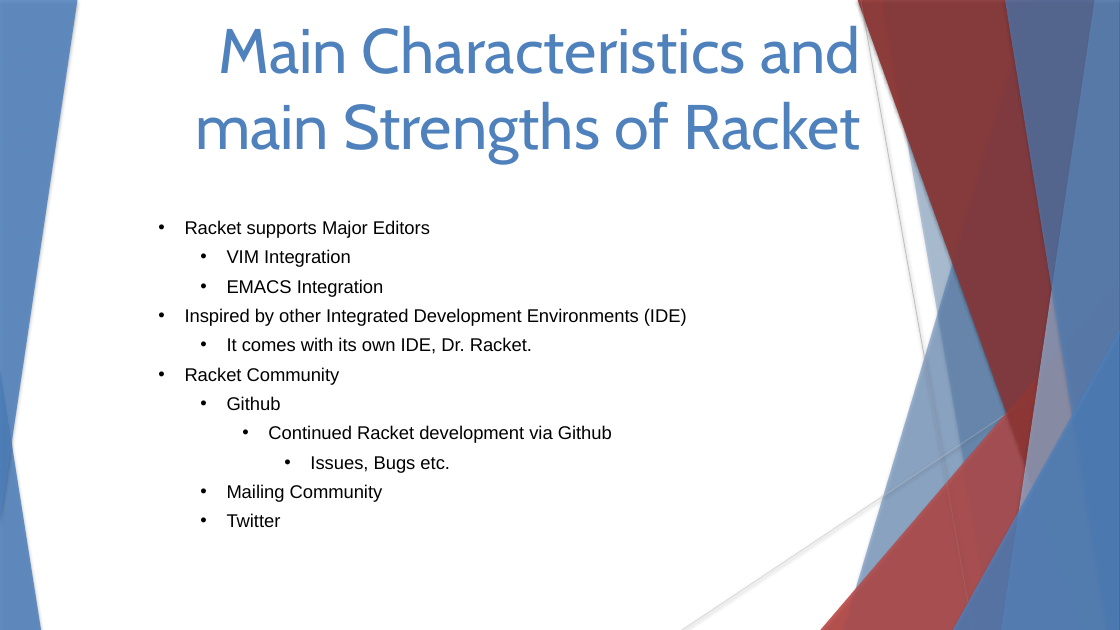
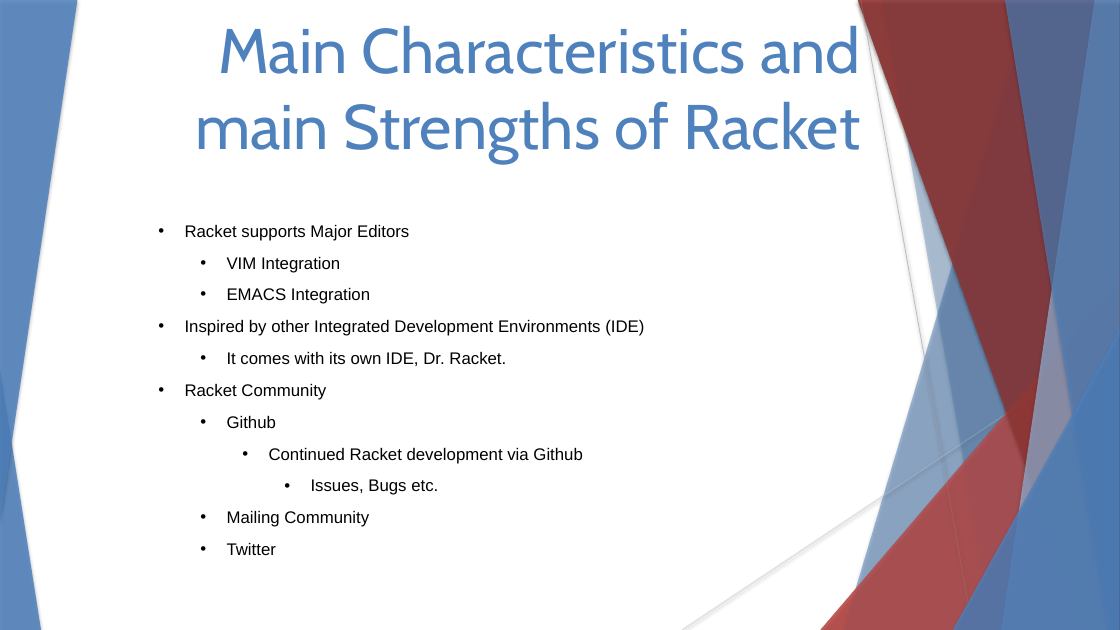
Before and after one commit to stevester94/CSC201_Project, a slide deck: slide 8 of CSC201Sec3Proj3Team4.pptx. Drawn at 1120x630 pixels with LibreOffice and Linux fonts; fonts in the diff are those of the drawing. Boxes give left, top, right and bottom in pixels: in the first picture for what was removed or moved away, otherwise in the second. Text is boxed around its words. In the diff, an @@ line names an element or a change of style, - is before the commit and + after.

```diff
--- a/CSC201Sec3Proj3Team4.pptx
+++ b/CSC201Sec3Proj3Team4.pptx
@@ text "Racket supports Major Editors" at [185,224,644,555]: size 15.8 to 14.4 pt; line spacing 0.8 to 1 @@
```
Also in this commit, not shown: 3 other slides changed, 3 slides added.
